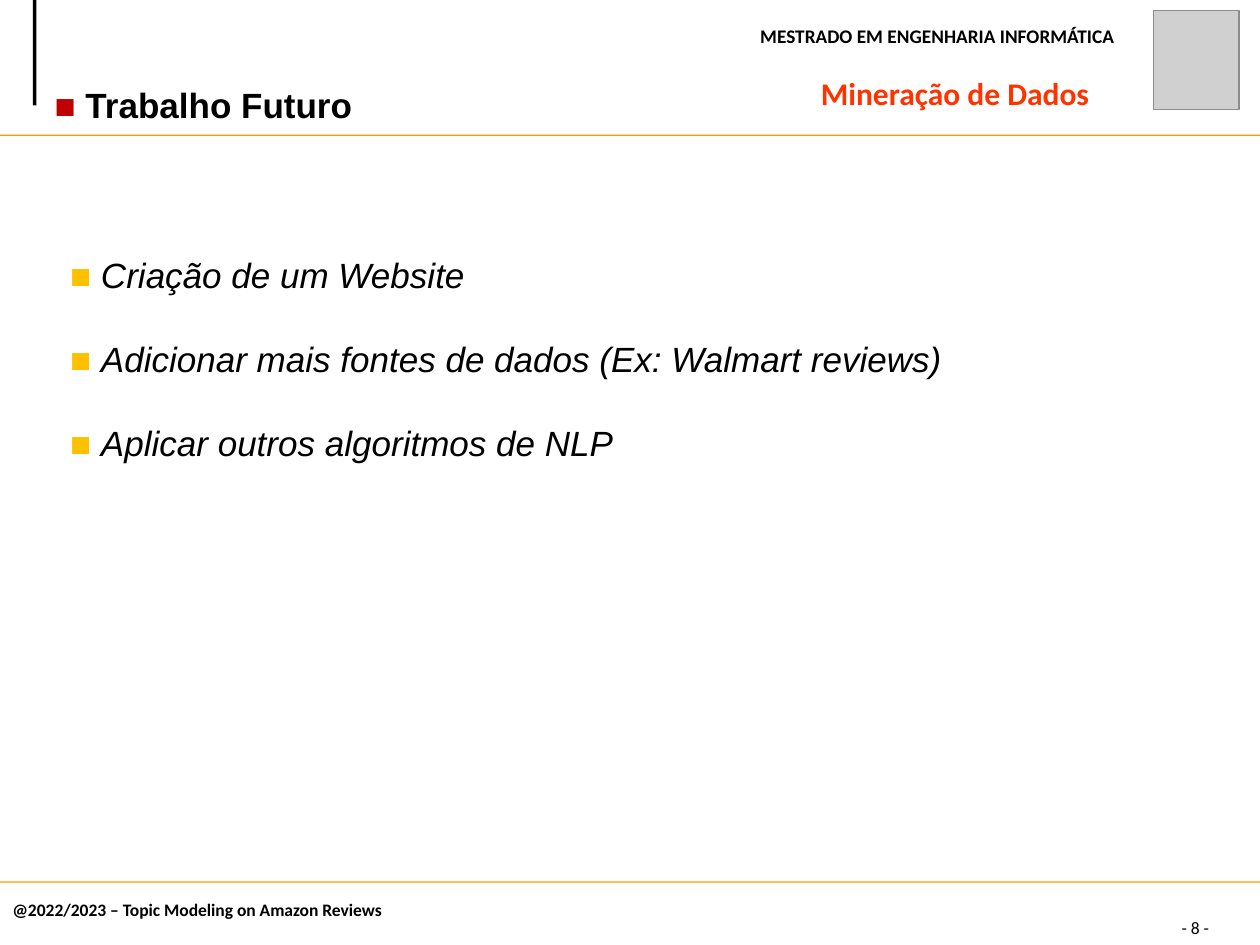
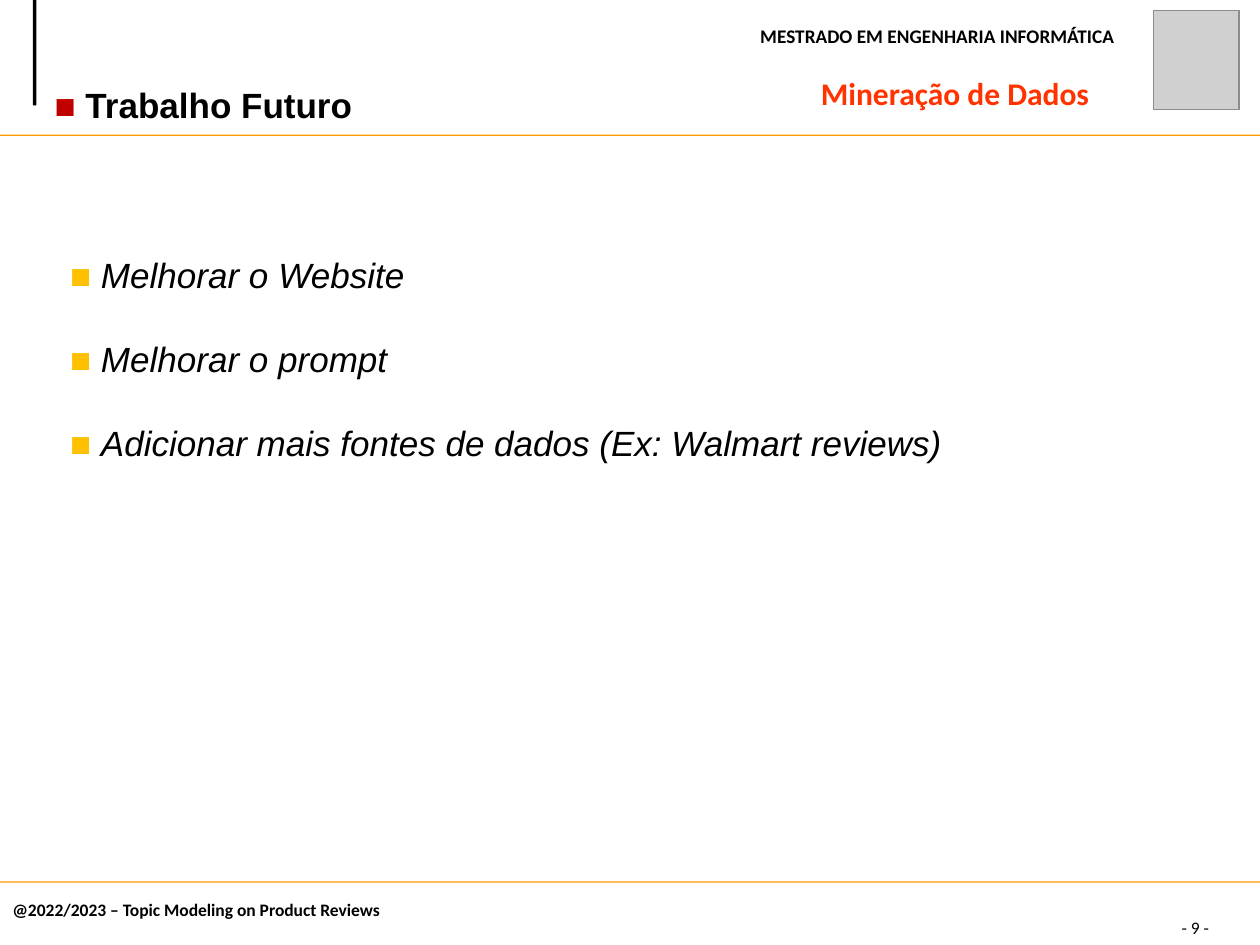
Before and after one commit to claudiadmr/MD-Projeto, a slide deck: slide 9 of Fase2/MD.pptx (slide 8 before the commit). Drawn at 1260x945 pixels with LibreOffice and Linux fonts; fonts in the diff are those of the drawing; grey boxes stand for pictures. Boxes give left, top, right and bottom in pixels: in the first picture for what was removed or moved away, otherwise in the second. Text is boxed around its words. In the diff, an @@ line names an element or a change of style, - is before the commit and + after.

```diff
--- a/Fase2/MD.pptx
+++ b/Fase2/MD.pptx
@@ text at [101, 262, 404, 379]: text changed @@
-■ Criação de um Website
+■ Melhorar o Website
+■ Melhorar o prompt
@@ text at [101, 430, 613, 463]: paragraph removed @@
-■ Aplicar outros algoritmos de NLP
@@ text at [12, 903, 379, 919]: text changed @@
-@2022/2023 – Topic Modeling on Amazon Reviews
+@2022/2023 – Topic Modeling on Product Reviews
@@ page number at [1191, 922, 1200, 934]: text changed @@
-- 8 -
+- 9 -
```
Also in this commit, not shown: 8 other slides changed, 2 slides added.
